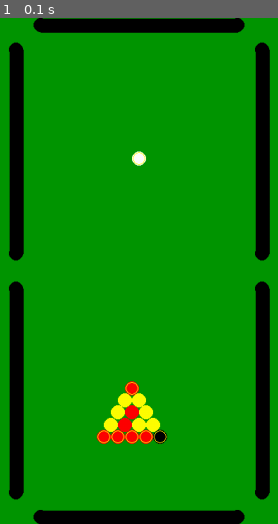
Above: before the commit, frame 1.
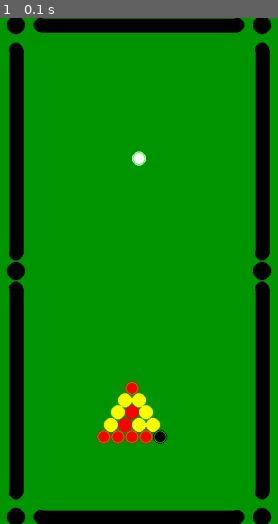
Above: after the commit, the same moment.

Repository: simonlav24/PoolGame
Game: pygame game, started from Main.py
Two runs of this game, one before a commit and one after it. Both use one fixed random seed, a clock stepped at 60 frames per second and the inputs below.
Inputs:
- Up to frame 1 (0.1 s): no input

The runs differ from the first frame. In frame 1, 1.4% of the frame differs, in the area x 2-98%, y 0-100%.

Commit message:
guides, holes

Diff:
--- /dev/null
+++ b/Calc.py
@@ -0,0 +1,34 @@
+
+from pygame import Vector2
+from math import atan2, sqrt
+
+def find_collision_centers_on_line(point: Vector2, point_on_line: Vector2, line_direction: Vector2, radius: float):
+    # find distance between line and point. direction must be normalized
+    ## calculate line equation m, b
+    if line_direction[0] == 0:
+        return None
+    line_m = line_direction[1] / line_direction[0]
+    line_b = - line_m * point_on_line[0] + point_on_line[1]
+
+    ## calculate line of point
+    if line_m == 0:
+        return None
+    p_line_m = - 1.0 / line_m
+    p_line_b = - p_line_m * point[0] + point[1]
+
+    ## find intersection
+    x_middle = (p_line_b - line_b) / (line_m - p_line_m)
+    y_middle = line_m * x_middle + line_b
+    middle = Vector2(x_middle, y_middle)
+
+    ## calculate distance
+    distance = middle.distance_to(point)
+
+    # find the points
+    arg = 4 * radius * radius - distance * distance
+    if arg < 0:
+        return None
+    median = sqrt(arg)
+    result = middle - line_direction * median
+
+    return result
--- a/Main.py
+++ b/Main.py
@@ -3,6 +3,8 @@
 from pygame.math import Vector2
 from math import sqrt
 from random import shuffle
+from Calc import *
+from typing import List
 
 BALL_NONE = 0
 BALL_CUE = 1
@@ -21,12 +23,15 @@
 class Ball:
     _radius = 10
     _overlapping = []
-    _reg = []
-    _fakes = []
+    _reg: List['Ball'] = []
+    _fakes: List['Ball'] = []
     _collisions = []
+    _ball_to_remove: List['Ball'] = []
+    _entered_balls: List['Ball'] = []
     def __init__(self, pos=Vector2(0,0), fake=False, type=BALL_NONE):
         self.pos = pos
         self.vel = Vector2(0,0)
+        self.acc = Vector2(0,0)
         self.stable = False
         if fake:
             Ball._fakes.append(self)
@@ -38,9 +43,13 @@
         self.vel = vel
         self.stable = False
 
+    def set_acc(self, acc):
+        self.acc = acc
+
     def step(self):
+        self.vel += self.acc
+        self.vel *= 0.997
         self.pos += self.vel
-        self.vel *= 0.997
 
         if abs(self.vel[0]) < 0.01:
             self.vel[0] = 0
@@ -49,6 +58,8 @@
 
         if self.vel == Vector2(0,0):
             self.stable = True
+
+        self.acc *= 0
 
     def resolve_line_collision():
         for ball in Ball._reg:
@@ -103,7 +114,7 @@
     def draw(self):
         pygame.draw.circle(win, ball_color[self.type], self.pos, Ball._radius)
         if self.stable:
-            pygame.draw.circle(win, (255,255,0), self.pos, Ball._radius - 1, 1)
+            pygame.draw.circle(win, (0,255,0), self.pos, Ball._radius - 1, 1)
 
     def step_balls():
         for i in range(5):
@@ -112,6 +123,11 @@
 
             Ball.resolve_line_collision()
             Ball.resolve_ball_collisions()
+
+        for ball in Ball._ball_to_remove:
+            Ball._entered_balls.append(ball)
+            Ball._reg.remove(ball)
+        Ball._ball_to_remove.clear()
 
     def draw_balls():
         for ball in Ball._reg:
@@ -132,6 +148,28 @@
     def draw_lines():
         for line in Line._reg:
             line.draw()
+
+class Hole:
+    _reg = []
+    def __init__(self, pos: Vector2):
+        Hole._reg.append(self)
+        self.pos = pos
+
+    def step(self):
+        for ball in Ball._reg:
+            distance = ball.pos.distance_to(self.pos)
+            if distance > 2 * Ball._radius:
+                continue
+
+            # apply force
+            force = (self.pos - ball.pos).normalize()
+            ball.set_acc((Ball._radius / distance **2) * force)
+
+            if distance < Ball._radius:
+                Ball._ball_to_remove.append(ball)
+
+    def draw(self):
+        pygame.draw.circle(win, (0,0,0), self.pos, Ball._radius * 1.3)
 
 if __name__ == '__main__':
 
@@ -147,7 +185,9 @@
         for j in range(-i, i, 2):
             type = types.pop()
             Ball(Vector2(10 * j + offx, 10 * i * sqrt(3) + offy), type=type)
+
     Ball(Vector2(win.get_width() / 2, 200), type=BALL_CUE)
+    # Ball(Vector2(win.get_width() / 2, 400), type=BALL_TEAM1)
 
     pool_line = 350
     pool_slit = 25
@@ -169,11 +209,18 @@
 
     Line(Vector2(left + pool_d_slit, top), Vector2(right - pool_d_slit, top))
 
-    selected_ball = None
+    Hole(Vector2(left, center))
+    Hole(Vector2(right, center))
+    Hole(Vector2(left, top))
+    Hole(Vector2(right, top))
+    Hole(Vector2(left, bottom))
+    Hole(Vector2(right, bottom))
+
+    selected_ball: Ball = None
 
     done = False
     while not done:
-    # --- Main event loop
+        # --- Main event loop
         for event in pygame.event.get():
             if event.type == pygame.QUIT:
                 done = True
@@ -186,7 +233,6 @@
                 if selected_ball:
                     power = selected_ball.pos.distance_to(pygame.mouse.get_pos())
                     direction = (selected_ball.pos - pygame.mouse.get_pos()).normalize()
-                    print(power)
                     power = min(power, 150.0)
                     selected_ball.set_vel(direction * power * 0.05)
                 selected_ball = None
@@ -198,17 +244,46 @@
         win.fill((0, 150, 0))
 
         Ball.step_balls()
-
+        for hole in Hole._reg:
+            hole.step()
+
+        for hole in Hole._reg:
+            hole.draw()
         Ball.draw_balls()
         Line.draw_lines()
 
+        # draw guides
         if selected_ball:
-            vec = selected_ball.pos - pygame.mouse.get_pos()
+            mouse = pygame.mouse.get_pos()
+            vec = selected_ball.pos - mouse
             pygame.draw.line(win, (255,255,0), selected_ball.pos, selected_ball.pos + vec * 3)
+
+            guide_points = []
+            for ball in Ball._reg:
+                if ball is selected_ball:
+                    continue
+                if vec.length == 0:
+                    continue
+                point = find_collision_centers_on_line(ball.pos, selected_ball.pos, vec.normalize(), Ball._radius)
+                if not point:
+                    continue
+                mouse_to_cue = selected_ball.pos - mouse
+                cue_to_guide = point - selected_ball.pos
+                if mouse_to_cue.dot(cue_to_guide) > 0:
+                    guide_points.append((point, ball))
+
+            if len(guide_points) > 0:
+                point, ball = min(guide_points, key=lambda p: selected_ball.pos.distance_squared_to(p[0]))
+                pygame.draw.circle(win, (255,255,0), point, Ball._radius, 1)
+                bounce_vec = ball.pos - point
+                pygame.draw.line(win, (255,255,0), point, point + bounce_vec * 4)
+
+        # draw entered balls
+        for i, ball in enumerate(Ball._entered_balls):
+            pos = Vector2(right + Ball._radius * 4, Ball._radius + i * 2 * Ball._radius)
+            pygame.draw.circle(win, ball_color[ball.type], pos, Ball._radius)
 
         pygame.display.update()
         clock.tick(60)
 
-
-
     pygame.quit()
